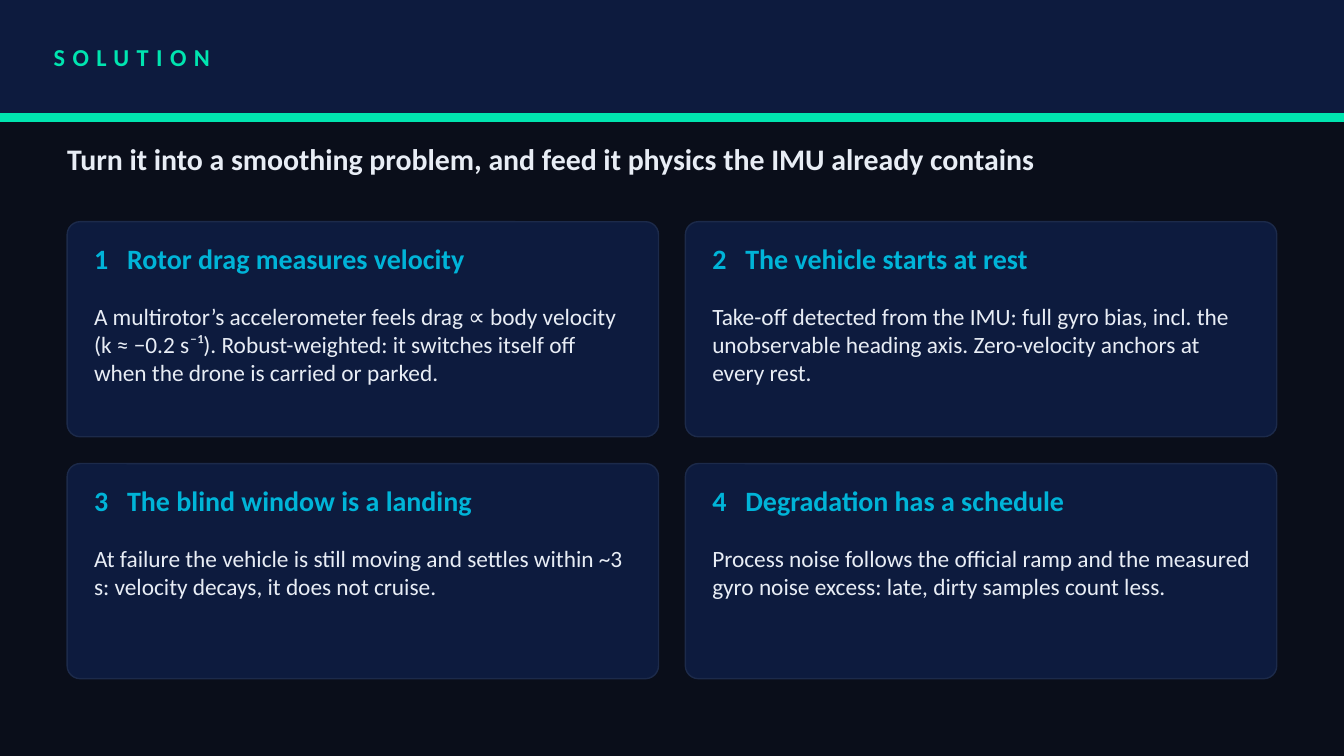
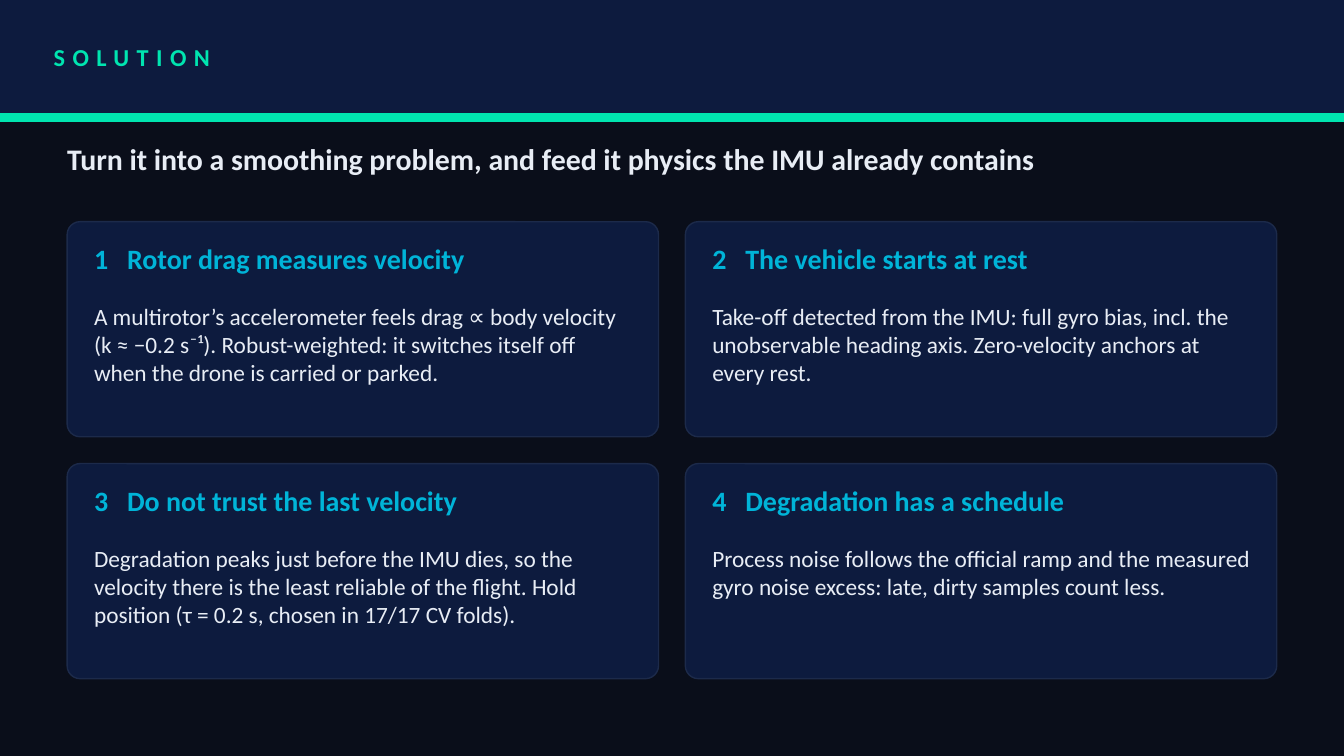
Before and after one commit to RaktimChandra/pathfinder, a slide deck: slide 3 of deck/SRMIST_vortexxx.pptx. Drawn at 1344x756 pixels with LibreOffice and Linux fonts; fonts in the diff are those of the drawing. Boxes give left, top, right and bottom in pixels: in the first picture for what was removed or moved away, otherwise in the second. Text is boxed around its words. In the diff, an @@ line names an element or a change of style, - is before the commit and + after.

```diff
--- a/deck/SRMIST_vortexxx.pptx
+++ b/deck/SRMIST_vortexxx.pptx
@@ text at <box>94,491,457,516</box>: text changed @@
-3 The blind window is a landing
+3 Do not trust the last velocity
@@ text at <box>94,550,576,627</box>: text changed @@
-At failure the vehicle is still moving and settles within ~3 s: velocity decays, it does not cruise.
+Degradation peaks just before the IMU dies, so the velocity there is the least reliable of the flight. Hold position (τ = 0.2 s, chosen in 17/17 CV folds).
```
Also in this commit, not shown: 3 other slides changed, 26 other files.
